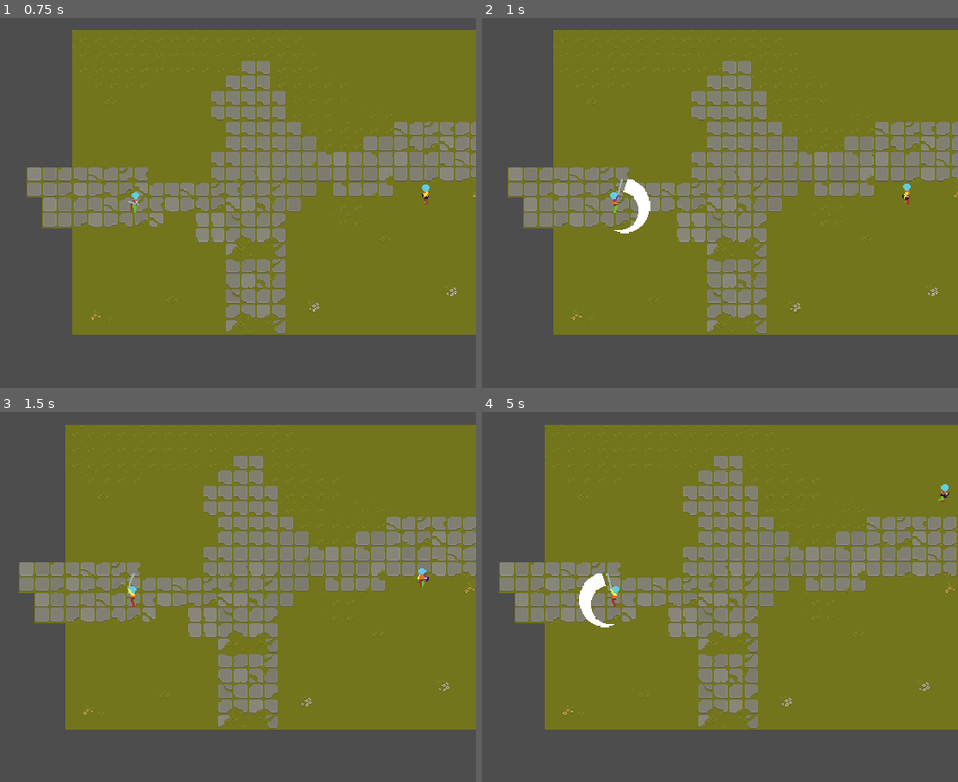
Above: before the commit, frames 1-4 (two rows, left to right).
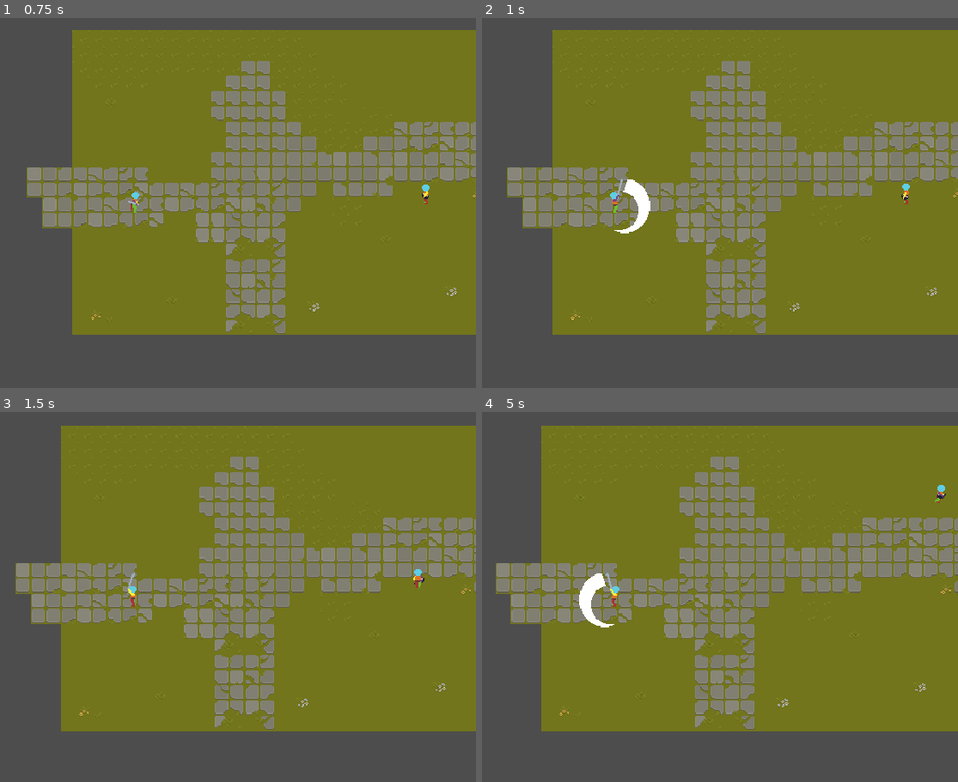
Above: after the commit, the same moments.

Repository: DmNiv/Tekoha
Game: Godot game, scene res://levels/teste.tscn
Same seed, same stepped clock (60 frames per second), same inputs: the game is played once before the commit and once after it.
Inputs (mouse positions are in pixels of both pictures, inside the frame that each line leads up to):
- Up to frame 1 (0.75 s): tap Enter at 0.5 s; move the mouse to (285, 180) at 0.52 s; hold D (move_right) from 0.53 s (still down); click (285, 180) at 0.6 s
- Up to frame 2 (1 s): keep holding D (move_right)
- Up to frame 3 (1.5 s): move the mouse to (outside the picture) at 1.27 s; release D (move_right) at 1.28 s; hold S (move_down) from 1.28 s (still down); click (outside the picture) at 1.35 s
- Up to frame 4 (5 s): move the mouse to (681, 497) at 2.02 s; release S (move_down) at 2.03 s; hold D (move_right) 2.03-2.78 s; right-click (681, 497) at 2.1 s; click (681, 497) at 2.3 s; move the mouse to (581, 689) at 2.77 s; hold W (move_up) 2.78-3.53 s; click (581, 689) at 2.85 s; move the mouse to (819, 663) at 3.52 s; hold A (move_left) from 3.53 s (still down); click (819, 663) at 3.6 s; move the mouse to (outside the picture) at 4.27 s; right-click (outside the picture) at 4.35 s; click (outside the picture) at 4.55 s

Frame 1 is identical in both runs. In frame 2, 3.1% of the frame differs, in the area x 5-100%, y 3-86%; in frame 3, 10%, in the area x 3-100%, y 3-87%; in frame 4, 10%.

Commit message:
conexão de colisões player-enemy

Diff:
--- a/tekoha/components/health/health_component.gd
+++ b/tekoha/components/health/health_component.gd
@@ -8,6 +8,7 @@
 	health = MAX_HEALTH
 
 func damage(attack: Attack) -> void:
+	print(attack.attack_damage)
 	health -= attack.attack_damage
 
 	if health <= 0:
--- a/tekoha/enemies/arrow.gd
+++ b/tekoha/enemies/arrow.gd
@@ -1,5 +1,8 @@
 extends Area2D
 
+var attack_damage: int
+var attack_knockback: int
+const STUN_TIME: float = 1.5
 const SPEED : float = 200.0
 
 @onready var animation_tree: AnimationTree = $AnimationTree
@@ -13,10 +16,15 @@
 	position += direction * SPEED * delta
 
 
-#func _on_body_entered(body: Node2D) -> void:
-	#if body.is_in_group("player"):
-		#player.take_damage(10)
-		#queue_free()
+
+func _on_area_entered(area: Area2D) -> void:
+	if area.has_method("damage"):
+		var attack = Attack.new()
+		attack.attack_damage = attack_damage
+		attack.knockback_force = attack_knockback
+		attack.attack_position = global_position
+		attack.stun_time = STUN_TIME
+		area.damage(attack)
 
 
 func _on_visible_on_screen_notifier_2d_screen_exited() -> void:
--- a/tekoha/enemies/arrow.tscn
+++ b/tekoha/enemies/arrow.tscn
@@ -110,4 +110,5 @@
 
 [node name="VisibleOnScreenNotifier2D" type="VisibleOnScreenNotifier2D" parent="."]
 
+[connection signal="area_entered" from="." to="." method="_on_area_entered"]
 [connection signal="screen_exited" from="VisibleOnScreenNotifier2D" to="." method="_on_visible_on_screen_notifier_2d_screen_exited"]
--- a/tekoha/player/player.gd
+++ b/tekoha/player/player.gd
@@ -3,7 +3,7 @@
 # Variáveis de movimentação
 const SPEED : float = 100.0
 var move_direction : Vector2
-var mouse_position: Vector2
+var mouse_direction: Vector2
 var last_facing_direction = Vector2(0, 1)
 var idle
 
@@ -28,5 +28,5 @@
 func set_direction():
 	move_direction = Input.get_vector("move_left", "move_right", "move_up", "move_down").normalized()
 
-func set_mouse_position():
-	mouse_position = (get_global_mouse_position() - global_position).normalized()
+func set_mouse_direction():
+	mouse_direction = (get_global_mouse_position() - global_position).normalized()
--- a/tekoha/player/player.tscn
+++ b/tekoha/player/player.tscn
@@ -1,6 +1,7 @@
-[gd_scene load_steps=227 format=3 uid="uid://cyo4xeitxgp01"]
+[gd_scene load_steps=229 format=3 uid="uid://cyo4xeitxgp01"]
 
 [ext_resource type="Script" uid="uid://dcux51y0uwrim" path="res://player/player.gd" id="1_roqei"]
+[ext_resource type="Script" uid="uid://bdxhos810vmao" path="res://player/weapon.gd" id="2_2uvqg"]
 [ext_resource type="Texture2D" uid="uid://c1iehircsntgy" path="res://player/assets/1_Template_Idle_Down-Sheet.png" id="2_e1s40"]
 [ext_resource type="Script" uid="uid://knlg3c1rm1tb" path="res://state_machine/state_machine.gd" id="2_iiiri"]
 [ext_resource type="Texture2D" uid="uid://c5ieltuu8jkpp" path="res://player/assets/1_Template_Idle_Left-Sheet.png" id="3_1hwo8"]
@@ -31,6 +32,9 @@
 [ext_resource type="Script" uid="uid://bams61k3mbgxn" path="res://player/states/attack_end.gd" id="25_knn7v"]
 [ext_resource type="Script" uid="uid://tc6n5rypn0ql" path="res://player/states/state_attack02.gd" id="30_jd2rm"]
 
+[sub_resource type="RectangleShape2D" id="RectangleShape2D_1s1yo"]
+size = Vector2(68, 39)
+
 [sub_resource type="CapsuleShape2D" id="CapsuleShape2D_sw8gl"]
 radius = 5.0
 height = 24.0
@@ -1156,11 +1160,28 @@
 tracks/2/interp = 1
 tracks/2/loop_wrap = true
 tracks/2/keys = {
-"times": PackedFloat32Array(0.296667),
-"transitions": PackedFloat32Array(1),
+"times": PackedFloat32Array(0.291667, 0.541667),
+"transitions": PackedFloat32Array(1, 1),
 "values": [{
 "args": [],
 "method": &"attack"
+}, {
+"args": [],
+"method": &"stop_attack"
+}]
+}
+tracks/3/type = "method"
+tracks/3/imported = false
+tracks/3/enabled = true
+tracks/3/path = NodePath("Weapon")
+tracks/3/interp = 1
+tracks/3/loop_wrap = true
+tracks/3/keys = {
+"times": PackedFloat32Array(0.291667),
+"transitions": PackedFloat32Array(1),
+"values": [{
+"args": [],
+"method": &"turn_down"
 }]
 }
 
@@ -1199,11 +1220,28 @@
 tracks/2/interp = 1
 tracks/2/loop_wrap = true
 tracks/2/keys = {
-"times": PackedFloat32Array(0.296667),
-"transitions": PackedFloat32Array(1),
+"times": PackedFloat32Array(0.291667, 0.541667),
+"transitions": PackedFloat32Array(1, 1),
 "values": [{
 "args": [],
 "method": &"attack"
+}, {
+"args": [],
+"method": &"stop_attack"
+}]
+}
+tracks/3/type = "method"
+tracks/3/imported = false
+tracks/3/enabled = true
+tracks/3/path = NodePath("Weapon")
+tracks/3/interp = 1
+tracks/3/loop_wrap = true
+tracks/3/keys = {
+"times": PackedFloat32Array(0.291667),
+"transitions": PackedFloat32Array(1),
+"values": [{
+"args": [],
+"method": &"turn_left"
 }]
 }
 
@@ -1242,11 +1280,28 @@
 tracks/2/interp = 1
 tracks/2/loop_wrap = true
 tracks/2/keys = {
-"times": PackedFloat32Array(0.296667),
-"transitions": PackedFloat32Array(1),
+"times": PackedFloat32Array(0.291667, 0.541667),
+"transitions": PackedFloat32Array(1, 1),
 "values": [{
 "args": [],
 "method": &"attack"
+}, {
+"args": [],
+"method": &"stop_attack"
+}]
+}
+tracks/3/type = "method"
+tracks/3/imported = false
+tracks/3/enabled = true
+tracks/3/path = NodePath("Weapon")
+tracks/3/interp = 1
+tracks/3/loop_wrap = true
+tracks/3/keys = {
+"times": PackedFloat32Array(0.291667),
+"transitions": PackedFloat32Array(1),
+"values": [{
+"args": [],
+"method": &"turn_right"
 }]
 }
 
@@ -1285,11 +1340,28 @@
 tracks/2/interp = 1
 tracks/2/loop_wrap = true
 tracks/2/keys = {
-"times": PackedFloat32Array(0.296667),
-"transitions": PackedFloat32Array(1),
+"times": PackedFloat32Array(0.291667, 0.541667),
+"transitions": PackedFloat32Array(1, 1),
 "values": [{
 "args": [],
 "method": &"attack"
+}, {
+"args": [],
+"method": &"stop_attack"
+}]
+}
+tracks/3/type = "method"
+tracks/3/imported = false
+tracks/3/enabled = true
+tracks/3/path = NodePath("Weapon")
+tracks/3/interp = 1
+tracks/3/loop_wrap = true
+tracks/3/keys = {
+"times": PackedFloat32Array(0.291667),
+"transitions": PackedFloat32Array(1),
+"values": [{
+"args": [],
+"method": &"turn_up"
 }]
 }
 
@@ -1338,6 +1410,20 @@
 "method": &"stop_attack"
 }]
 }
+tracks/3/type = "method"
+tracks/3/imported = false
+tracks/3/enabled = true
+tracks/3/path = NodePath("Weapon")
+tracks/3/interp = 1
+tracks/3/loop_wrap = true
+tracks/3/keys = {
+"times": PackedFloat32Array(0.125),
+"transitions": PackedFloat32Array(1),
+"values": [{
+"args": [],
+"method": &"turn_down"
+}]
+}
 
 [sub_resource type="Animation" id="Animation_b8hi5"]
 resource_name = "attack02_left"
@@ -1384,6 +1470,20 @@
 "method": &"stop_attack"
 }]
 }
+tracks/3/type = "method"
+tracks/3/imported = false
+tracks/3/enabled = true
+tracks/3/path = NodePath("Weapon")
+tracks/3/interp = 1
+tracks/3/loop_wrap = true
+tracks/3/keys = {
+"times": PackedFloat32Array(0.125),
+"transitions": PackedFloat32Array(1),
+"values": [{
+"args": [],
+"method": &"turn_left"
+}]
+}
 
 [sub_resource type="Animation" id="Animation_2uvqg"]
 resource_name = "attack02_right"
@@ -1430,6 +1530,20 @@
 "method": &"stop_attack"
 }]
 }
+tracks/3/type = "method"
+tracks/3/imported = false
+tracks/3/enabled = true
+tracks/3/path = NodePath("Weapon")
+tracks/3/interp = 1
+tracks/3/loop_wrap = true
+tracks/3/keys = {
+"times": PackedFloat32Array(0.125),
+"transitions": PackedFloat32Array(1),
+"values": [{
+"args": [],
+"method": &"turn_right"
+}]
+}
 
 [sub_resource type="Animation" id="Animation_oevg7"]
 resource_name = "attack02_up"
@@ -1474,6 +1588,20 @@
 }, {
 "args": [],
 "method": &"stop_attack"
+}]
+}
+tracks/3/type = "method"
+tracks/3/imported = false
+tracks/3/enabled = true
+tracks/3/path = NodePath("Weapon")
+tracks/3/interp = 1
+tracks/3/loop_wrap = true
+tracks/3/keys = {
+"times": PackedFloat32Array(0.125),
+"transitions": PackedFloat32Array(1),
+"values": [{
+"args": [],
+"method": &"turn_up"
 }]
 }
 
@@ -2019,11 +2147,24 @@
 states/Walk/node = SubResource("AnimationNodeBlendSpace2D_3wm6c")
 states/Walk/position = Vector2(354, 219)
 transitions = ["Start", "Idle", SubResource("AnimationNodeStateMachineTransition_y12lg"), "Idle", "Walk", SubResource(" …(597 unchanged characters)…
-graph_offset = Vector2(-36, -30)
+graph_offset = Vector2(-49, 150)
 
 [node name="Player" type="CharacterBody2D" groups=["Player"]]
 collision_mask = 32
 script = ExtResource("1_roqei")
+
+[node name="Weapon" type="Node2D" parent="."]
+script = ExtResource("2_2uvqg")
+
+[node name="WeaponHitbox" type="Area2D" parent="Weapon"]
+position = Vector2(0, 10)
+collision_layer = 0
+collision_mask = 12
+
+[node name="WeaponCollision" type="CollisionShape2D" parent="Weapon/WeaponHitbox"]
+position = Vector2(0, 9.5)
+shape = SubResource("RectangleShape2D_1s1yo")
+disabled = true
 
 [node name="HealthComponent" type="Node2D" parent="."]
 script = ExtResource("14_lq6vg")
@@ -2056,7 +2197,7 @@
 tree_root = SubResource("AnimationNodeStateMachine_yukra")
 advance_expression_base_node = NodePath("..")
 anim_player = NodePath("../AnimationPlayer")
-parameters/Attack01/blend_position = Vector2(-0.216906, 0.0983607)
+parameters/Attack01/blend_position = Vector2(0.491228, -0.721519)
 parameters/Attack02/blend_position = Vector2(0, 0)
 parameters/AttackEnd/blend_position = Vector2(0, 0)
 parameters/Idle/blend_position = Vector2(0, 0)
@@ -2082,6 +2223,7 @@
 [node name="Attack02" type="Node" parent="StateMachine"]
 script = ExtResource("30_jd2rm")
 
+[connection signal="area_entered" from="Weapon/WeaponHitbox" to="Weapon" method="_on_weapon_hitbox_area_entered"]
 [connection signal="animation_finished" from="AnimationTree" to="StateMachine/Attack01" method="_on_animation_tree_animation_finished"]
 [connection signal="animation_finished" from="AnimationTree" to="StateMachine/AttackEnd" method="_on_animation_tree_animation_finished"]
 [connection signal="animation_finished" from="AnimationTree" to="StateMachine/Attack02" method="_on_animation_tree_animation_finished"]
--- a/tekoha/player/states/attack_end.gd
+++ b/tekoha/player/states/attack_end.gd
@@ -1,4 +1,4 @@
-class_name StateAttackEnd extends State
+class_name PlayerStateAttackEnd extends State
 
 @onready var animation_tree: AnimationTree = $"../../AnimationTree"
 @onready var animation_root_node = animation_tree["parameters/playback"]
--- a/tekoha/player/states/state_attack01.gd
+++ b/tekoha/player/states/state_attack01.gd
@@ -1,19 +1,25 @@
-class_name StateAttack01 extends State
+class_name PlayerStateAttack01 extends State
 
 @onready var animation_tree: AnimationTree = $"../../AnimationTree"
 @onready var animation_root_node = animation_tree["parameters/playback"]
 @onready var player: Player = $"../.."
-const ATTACK_VELOCITY: int = 30
+@onready var weapon: PlayerWeapon = $"../../Weapon"
+
+const ATTACK_VELOCITY: int = 50
+const ATTACK_DAMAGE: int = 15
+const ATTACK_KNOCKBACK: int = 20
 
 func Enter():
 	if player:
-		#player.can_attack = false
 		player.velocity = Vector2.ZERO
 		# Atualiza a direção do mouse
-		player.set_mouse_position()
+		player.set_mouse_direction()
 		# Direção do ataque é a do mouse
-		player.attack_direction = player.mouse_position
-		# ação de ataque
+		player.attack_direction = player.mouse_direction
+		# Altera os valores do ataque
+		weapon.attack_damage = ATTACK_DAMAGE
+		weapon.attack_knockback = ATTACK_KNOCKBACK
+		# Animação de ataque
 		animation_root_node.travel("Attack01")
 
 func Exit():
@@ -28,12 +34,13 @@
 func attack():
 	if player:
 		player.velocity = (player.attack_direction) * ATTACK_VELOCITY
-	pass
+		weapon.weapon_collision.disabled = false
 
 func stop_attack():
 	if player:
 		player.velocity = Vector2.ZERO
-		player.last_facing_direction = player.mouse_position
+		player.last_facing_direction = player.mouse_direction
+		weapon.weapon_collision.disabled = true
 
 func _on_animation_tree_animation_finished(anim_name: StringName) -> void:
 	if anim_name in ["attack01_down", "attack01_up", "attack01_left", "attack01_right"]:
--- a/tekoha/player/states/state_attack02.gd
+++ b/tekoha/player/states/state_attack02.gd
@@ -1,19 +1,26 @@
-class_name StateAttack02 extends State
+class_name PlayerStateAttack02 extends State
 
 @onready var animation_tree: AnimationTree = $"../../AnimationTree"
 @onready var animation_root_node = animation_tree["parameters/playback"]
 @onready var player: Player = $"../.."
-const ATTACK_VELOCITY: int = 50
+@onready var weapon: PlayerWeapon = $"../../Weapon"
+
+const ATTACK_VELOCITY: int = 75
+const ATTACK_DAMAGE: int = 30
+const ATTACK_KNOCKBACK: int = 25
 
 func Enter():
 	if player:
 		#player.can_attack = false
 		player.velocity = Vector2.ZERO
 		# Atualiza a direção do mouse
-		player.set_mouse_position()
+		player.set_mouse_direction()
 		# Direção do ataque é a do mouse
-		player.attack_direction = player.mouse_position
-		# ação de ataque
+		player.attack_direction = player.mouse_direction
+		# Altera os valores do ataque
+		weapon.attack_damage = ATTACK_DAMAGE
+		weapon.attack_knockback = ATTACK_KNOCKBACK
+		# Animação de ataque
 		animation_root_node.travel("Attack02")
 
 func Exit():
@@ -28,11 +35,13 @@
 func attack():
 	if player:
 		player.velocity = (player.attack_direction) * ATTACK_VELOCITY
+		weapon.weapon_collision.disabled = false
 
 func stop_attack():
 	if player:
 		player.velocity = Vector2.ZERO
-		player.last_facing_direction = player.mouse_position
+		player.last_facing_direction = player.mouse_direction
+		weapon.weapon_collision.disabled = true
 
 func _on_animation_tree_animation_finished(anim_name: StringName) -> void:
 	if anim_name in ["attack02_down", "attack02_up", "attack02_left", "attack02_right"]:
--- a/tekoha/player/states/state_idle.gd
+++ b/tekoha/player/states/state_idle.gd
@@ -1,4 +1,4 @@
-class_name StateIdle extends State
+class_name PlayerStateIdle extends State
 
 @onready var player: Player = $"../.."
 
--- a/tekoha/player/states/state_walk.gd
+++ b/tekoha/player/states/state_walk.gd
@@ -1,4 +1,4 @@
-class_name StateWalk extends State
+class_name PlayerStateWalk extends State
 
 @onready var player: Player = $"../.."
 
--- /dev/null
+++ b/tekoha/player/weapon.gd
@@ -0,0 +1,30 @@
+class_name PlayerWeapon extends Node2D
+
+var attack_damage: int
+var attack_knockback: int
+const STUN_TIME: float = 1.5
+
+@onready var player: Player = $".."
+@onready var weapon_collision: CollisionShape2D = $WeaponHitbox/WeaponCollision
+
+
+func _on_weapon_hitbox_area_entered(area: Area2D) -> void:
+	if area.has_method("damage"):
+		var attack = Attack.new()
+		attack.attack_damage = attack_damage
+		attack.knockback_force = attack_knockback
+		attack.attack_position = global_position
+		attack.stun_time = STUN_TIME
+		area.damage(attack)
+
+func turn_down():
+	set_rotation_degrees(0)
+
+func turn_left():
+	set_rotation_degrees(90)
+
+func turn_up():
+	set_rotation_degrees(180)
+
+func turn_right():
+	set_rotation_degrees(270)
--- a/tekoha/utils/attack.gd
+++ b/tekoha/utils/attack.gd
@@ -3,3 +3,4 @@
 var attack_damage: int
 var knockback_force: int
 var attack_position: Vector2
+var stun_time: float
Not shown, added: tekoha/player/weapon.gd.uid
